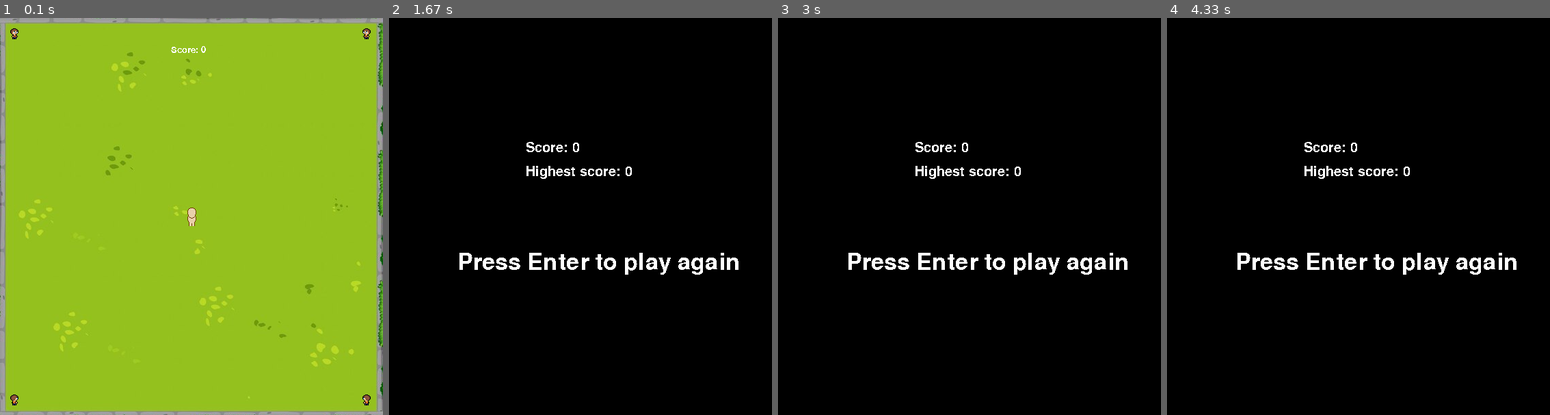
Above: before the commit, frames 1-4 (left to right).
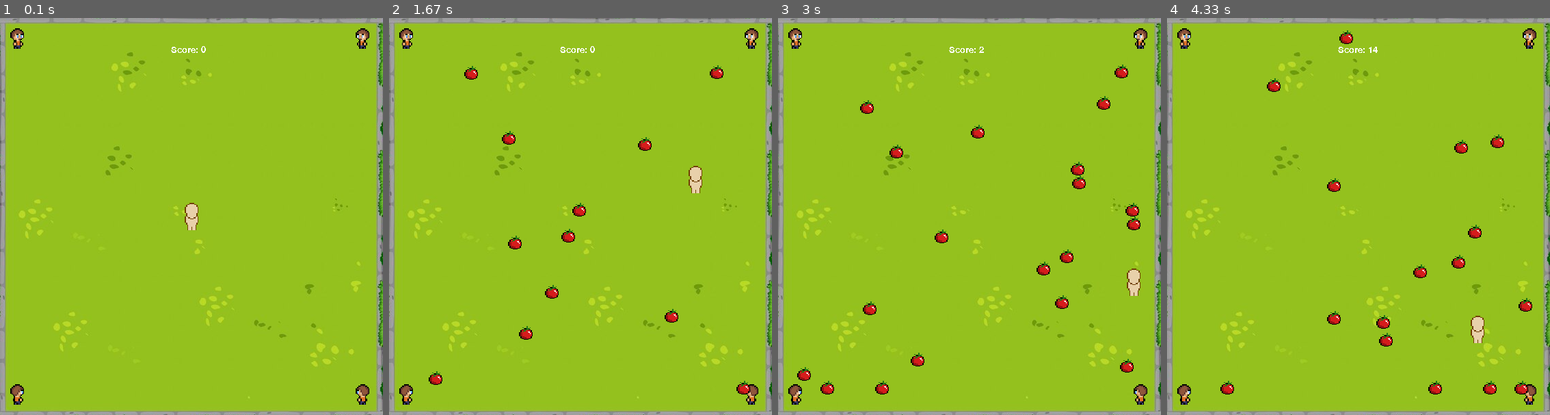
Above: after the commit, the same moments.

Repository: DeibyKwl/Reinforcement_Learning_Py_Game
Game: pygame game, started from game.py
Two runs of this game, one before a commit and one after it. Both use one fixed random seed, a clock stepped at 60 frames per second and the inputs below.
Inputs:
- Up to frame 1 (0.1 s): no input
- Up to frame 2 (1.67 s): hold D 0.33-0.8 s; hold W 0.83-1.13 s; tap Space at 0.9, 1.23, 1.53 s; hold D 1.17-1.63 s
- Up to frame 3 (3 s): hold S 1.67-2.2 s; tap Space at 1.73, 2.03, 2.3, 2.63, 2.93 s; hold S 2.23-2.53 s; hold D 2.57-2.97 s
- Up to frame 4 (4.33 s): hold A 3-3.37 s; tap Space at 3.07, 3.47, 3.77, 4.13 s; hold S 3.4-4.03 s; hold W from 4.07 s (still down)

The runs differ from the first frame. In frame 1, 0.7% of the frame differs, in the area x 2-97%, y 2-98%; in frame 2, 100%, in the area x 0-100%, y 0-100%; in frame 3, 99%; in frame 4, 100%.

Commit message:
Increase size of sprites and added randomness to throws

Diff:
--- a/game.py
+++ b/game.py
@@ -12,6 +12,7 @@
         super().__init__()
         self.player_pos = pygame.Vector2(screen.get_width() / 2, screen.get_height() / 2)
         self.image = pygame.image.load('sprites/player/down.png').convert_alpha()
+        self.image = pygame.transform.scale(self.image, (20,40))
         self.rect = self.image.get_rect(center = (player_pos.x, player_pos.y))
 
         self.position = pygame.Vector2(self.player_pos)
@@ -21,13 +22,13 @@
         if self.rect.y >= 10:
             if keys[pygame.K_w]:
                 self.rect.y -= 200*dt
-        if self.rect.y <= 545:
+        if self.rect.y <= 533:
             if keys[pygame.K_s]:
                 self.rect.y += 200*dt
         if self.rect.x >= 10:
             if keys[pygame.K_a]:
                 self.rect.x -= 200*dt
-        if self.rect.x <= 540:
+        if self.rect.x <= 530:
             if keys[pygame.K_d]:
                 self.rect.x += 200*dt
 
@@ -39,10 +40,12 @@
     def __init__(self, x, y, p_x, p_y, player_instance):
         super().__init__()
         self.image = pygame.image.load('sprites/tomato.png').convert_alpha()
+        self.image = pygame.transform.scale(self.image, (20,20))
         self.rect = self.image.get_rect(center=(x,y))
         self.player_instance = player_instance
 
         angle = math.atan2(p_y - y, p_x - x)
+        angle += random.uniform(-0.3, 0.3)
         speed = 5
         self.dx = math.cos(angle) * speed
         self.dy = math.sin(angle) * speed
@@ -94,13 +97,17 @@
 
 # Loading the 4 enemy sprites
 enemy_up_left = pygame.image.load('sprites/enemy/up_left.png').convert_alpha()
+enemy_up_left = pygame.transform.scale(enemy_up_left, (20,30))
 enemy_up_right = pygame.image.load('sprites/enemy/up_right.png').convert_alpha()
+enemy_up_right = pygame.transform.scale(enemy_up_right, (20,30))
 enemy_down_left = pygame.image.load('sprites/enemy/down_left.png').convert_alpha()
+enemy_down_left = pygame.transform.scale(enemy_down_left, (20,30))
 enemy_down_right = pygame.image.load('sprites/enemy/down_right.png').convert_alpha()
+enemy_down_right = pygame.transform.scale(enemy_down_right, (20,30))
 # Positioning the 4 enemies
-enemy_up_left_rect = enemy_up_left.get_rect(topleft=(530,550))
-enemy_up_right_rect = enemy_up_right.get_rect(topleft=(15,550))
-enemy_down_left_rect = enemy_down_left.get_rect(topleft=(530,15))
+enemy_up_left_rect = enemy_up_left.get_rect(topleft=(520,535))
+enemy_up_right_rect = enemy_up_right.get_rect(topleft=(15,535))
+enemy_down_left_rect = enemy_down_left.get_rect(topleft=(520,15))
 enemy_down_right_rect = enemy_down_right.get_rect(topleft=(15,15))
 
 # 4 Event times for each enemy
@@ -123,10 +130,10 @@
     # pygame.QUIT event means the user clicked X to close your window
     for event in pygame.event.get():
 
-        tomato_top_left = Tomato(25,25, player_instance.rect.x, player_instance.rect.y, player_instance)
-        tomato_top_right = Tomato(533,25, player_instance.rect.x, player_instance.rect.y, player_instance)
-        tomato_bottom_left = Tomato(25,555, player_instance.rect.x, player_instance.rect.y, player_instance)
-        tomato_bottom_right = Tomato(533,555, player_instance.rect.x, player_instance.rect.y, player_instance)
+        tomato_top_left = Tomato(40,40, player_instance.rect.x, player_instance.rect.y, player_instance)
+        tomato_top_right = Tomato(518,40, player_instance.rect.x, player_instance.rect.y, player_instance)
+        tomato_bottom_left = Tomato(40,540, player_instance.rect.x, player_instance.rect.y, player_instance)
+        tomato_bottom_right = Tomato(518,540, player_instance.rect.x, player_instance.rect.y, player_instance)
 
         # Top Left
         if event.type == top_left_timer:
@@ -145,10 +152,6 @@
             tomato.add(tomato_bottom_right)
             pygame.time.set_timer(bottom_right_timer, random.randint(400, 800))  # Timer 4
 
-
-
-
-
         if event.type == pygame.QUIT:
             running = False
 
